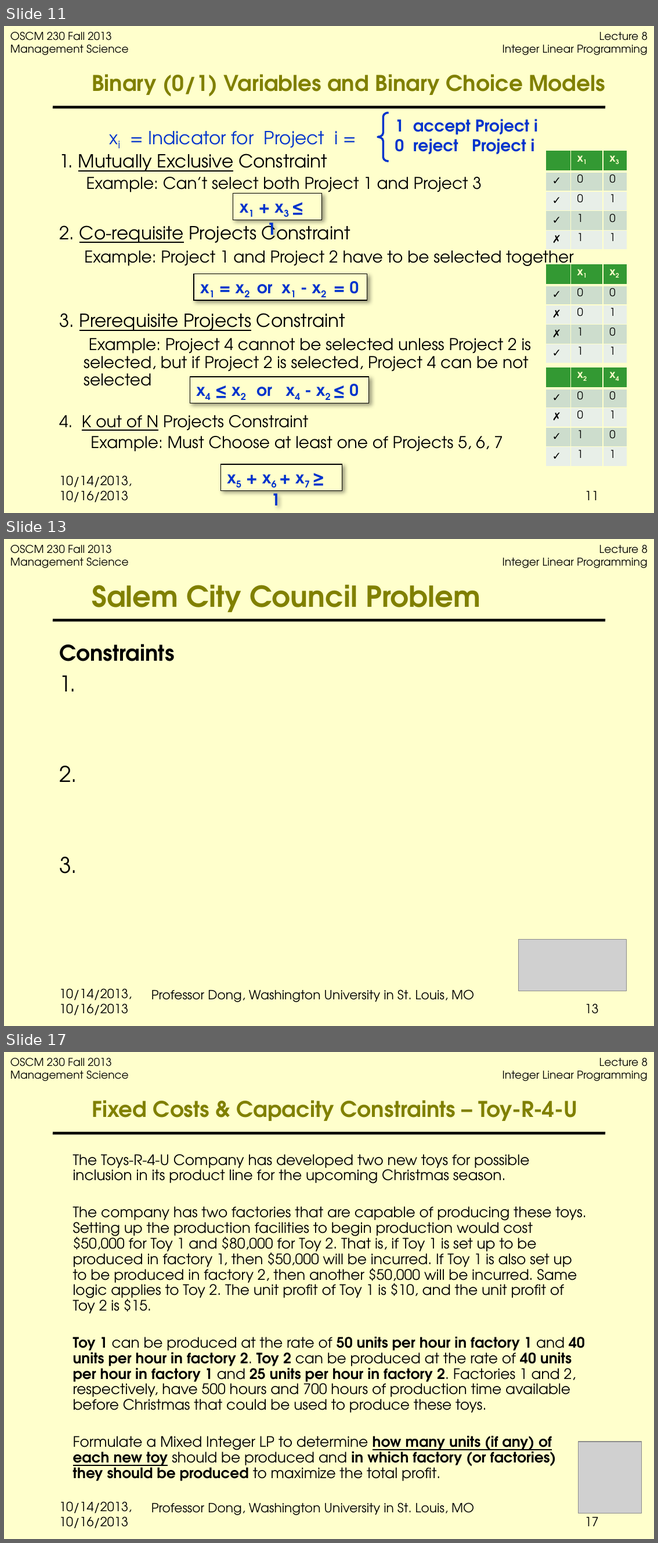
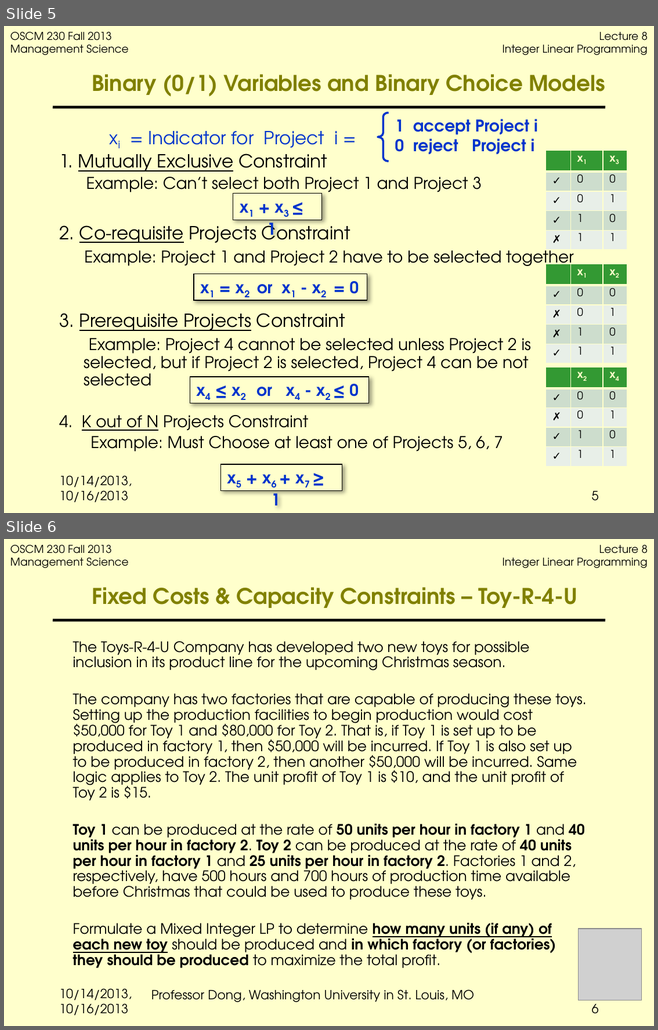
Before and after one commit to jbf232/OSCM230, a slide deck: Fall 2015/Lectures/Lecture 8 Integer Programming/Lecture8 IP.pptx. Shown one above the other, each under a label of ours: slides 11, 13 and 17 before the commit, slides 5 and 6 after it; the slides between them are not shown. The pictures are 658x1543 and 658x1030 pixels, drawn with LibreOffice and Linux fonts; fonts in the diff are those of the drawing; grey boxes stand for pictures; background and template pictures are left out. Boxes give left, top, right and bottom in pixels: in the first picture for what was removed or moved away, otherwise in the second. Text is boxed around its words. In the diff, an @@ line names an element or a change of style, - is before the commit and + after.

```diff
--- a/Fall 2015/Lectures/Lecture 8 Integer Programming/Lecture8 IP.pptx
+++ b/Fall 2015/Lectures/Lecture 8 Integer Programming/Lecture8 IP.pptx
@@ slide 13 removed at (x1=4, y1=539, x2=654, y2=1026), background #FFFFCC; not listed: 3 template elements that a slide beside it also shows @@
@@ title removed at (x1=92, y1=585, x2=480, y2=620) @@
-Salem City Council Problem
@@ text removed at (x1=59, y1=644, x2=174, y2=874) @@
-Constraints
-1.
-2.
-3.
@@ picture removed at (x1=518, y1=940, x2=626, y2=992) @@
@@ text removed at (x1=59, y1=988, x2=132, y2=1016) @@
-10/14/2013, 10/16/2013
@@ text removed at (x1=151, y1=990, x2=474, y2=1002) @@
-Professor Dong, Washington University in St. Louis, MO
@@ page number removed at (x1=585, y1=1004, x2=598, y2=1014) @@
-13
@@ what was slide 11 is now slide 5 @@
@@ page number at (x1=592, y1=491, x2=598, y2=501): text changed @@
-11
+5
@@ what was slide 17 is now slide 6 @@
@@ page number at (x1=592, y1=1000, x2=598, y2=1014): text changed @@
-17
+6
```
Also in this commit, not shown: 2 slides changed, 10 other slides removed, 1 other file.
